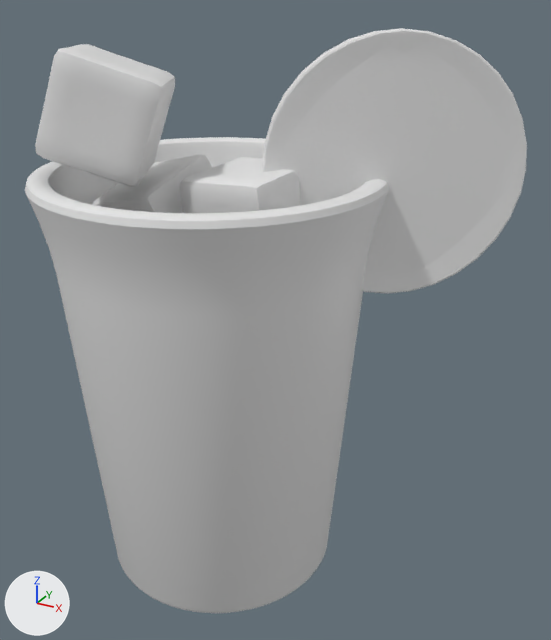
An edit to the OBJ model public/assets/drink-baked/blog0075.obj, drawn before and after from the same camera.
One viewpoint serves both versions: a 50 mm camera at (3.42, -5.13, 5.07) aimed at (0.54, 0.1, 2.46). Every picture has the same lights, and +X, +Y and +Z are marked at lower left. The older version comes first. Where no turn or scale is listed for an object, it has been applied to the vertices.

The scene before the commit, as lines of its bpy script (objects in view):
```python
me_circle_001 = bpy.data.meshes.new('Circle.001')
me_circle_001.from_pydata(...)  # 834 vertices, 832 faces; spans x 0.5..2.3, y -0.15..0.97, z 2.77..4.78
me_cube = bpy.data.meshes.new('Cube')
me_cube.from_pydata(...)  # 386 vertices, 384 faces; spans x -0.643..0.631, y -0.637..0.614, z 1.793..2.877
me_cube_001 = bpy.data.meshes.new('Cube.001')
me_cube_001.from_pydata(...)  # 386 vertices, 384 faces; spans x -0.978..0.035, y -0.516..0.523, z 2.676..3.767
me_cube_002 = bpy.data.meshes.new('Cube.002')
me_cube_002.from_pydata(...)  # 386 vertices, 384 faces; spans x -0.046..0.884, y -0.502..0.414, z 2.918..3.813
me_cube_003 = bpy.data.meshes.new('Cube.003')
me_cube_003.from_pydata(...)  # 386 vertices, 384 faces; spans x -1.173..0.003, y -1.064..0.057, z 3.677..4.656
me_cylinder = bpy.data.meshes.new('Cylinder')
me_cylinder.from_pydata(...)  # 960 vertices, 898 faces; spans x -1.44..1.44, y -1.44..1.44, z 0.0..3.71
me_plane = bpy.data.meshes.new('Plane')
me_plane.from_pydata(...)  # 252 vertices, 72 faces; spans x -1.31..1.31, y -1.3..1.3, z 3.0..3.13
ob_circle_001 = bpy.data.objects.new('Circle.001', me_circle_001)
ob_circle_001.location = (0.0, 0.0, 0.0)
ob_cube = bpy.data.objects.new('Cube', me_cube)
ob_cube.location = (0.0, 0.0, 0.0)
ob_cube_001 = bpy.data.objects.new('Cube.001', me_cube_001)
ob_cube_001.location = (0.0, 0.0, 0.0)
ob_cube_002 = bpy.data.objects.new('Cube.002', me_cube_002)
ob_cube_002.location = (0.0, 0.0, 0.0)
ob_cube_003 = bpy.data.objects.new('Cube.003', me_cube_003)
ob_cube_003.location = (0.0, 0.0, 0.0)
ob_cylinder = bpy.data.objects.new('Cylinder', me_cylinder)
ob_cylinder.location = (0.0, 0.0, 0.0)
ob_plane = bpy.data.objects.new('Plane', me_plane)
ob_plane.location = (0.0, 0.0, 0.0)
```
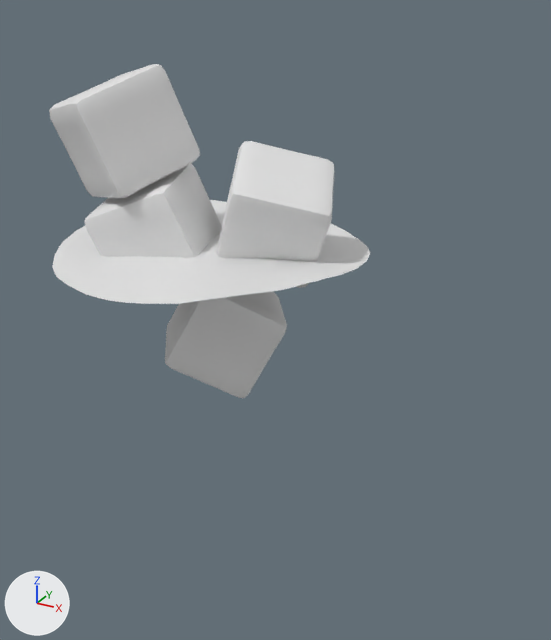
What differs and where, as boxes [x1, y1, x2, y2] in the pictures (551 x 640 px; the box of a moved part takes in the faces that stretch with it):
'Cylinder', deleted
    before: [25, 137, 389, 613]
'Circle.001', deleted
    before: [262, 28, 527, 294]
'Cube.003', reshaped (8% wider)
    before: [35, 44, 175, 186]
    after: [49, 64, 200, 198]
'Cube.002', reshaped
    before: [180, 157, 301, 213]
    after: [216, 141, 335, 288]
'Cube.001', reshaped
    before: [92, 154, 212, 213]
    after: [85, 164, 222, 258]
part 1 of me_cube, moved or reshaped (not visible before)
    after: [165, 291, 287, 398]
part 5 of me_plane, moved or reshaped (not visible before)
    after: [52, 200, 370, 304]

The change, as a diff of the scene's bpy script:
```diff
--- a/public/assets/drink-baked/blog0075.obj.py
+++ b/public/assets/drink-baked/blog0075.obj.py
@@ me_cube @@
 # used by ob_cube; location = (0.0, 0.0, 0.0)
-me_cube.from_pydata(...)  # 386 vertices, 384 faces; spans x -0.643..0.631, y -0.637..0.614, z 1.793..2.877
+me_cube.from_pydata(...)  # 386 vertices, 384 faces; spans x -0.568..0.683, y -0.554..0.633, z 1.774..2.815
+# me_cube part 1: the whole mesh is multiplied about its middle by the matrix ((-0.939, -0.309, 0.149), (0.021, 0.383, 0.923), (-0.342, 0.871, -0.353)), then moved by (0.064, 0.051, -0.041)
@@ me_cube_001 @@
 # used by ob_cube_001; location = (0.0, 0.0, 0.0)
-me_cube_001.from_pydata(...)  # 386 vertices, 384 faces; spans x -0.978..0.035, y -0.516..0.523, z 2.676..3.767
+me_cube_001.from_pydata(...)  # 386 vertices, 384 faces; spans x -1.007..0.12, y -0.673..0.377, z 2.636..3.685
+# me_cube_001 part 2: the whole mesh is multiplied about its middle by the matrix ((0.92, -0.356, -0.16), (0.38, 0.913, 0.15), (0.093, -0.199, 0.976)), then moved by (0.028, -0.151, -0.061)
@@ me_cube_002 @@
 # used by ob_cube_002; location = (0.0, 0.0, 0.0)
-me_cube_002.from_pydata(...)  # 386 vertices, 384 faces; spans x -0.046..0.884, y -0.502..0.414, z 2.918..3.813
+me_cube_002.from_pydata(...)  # 386 vertices, 384 faces; spans x -0.095..1.083, y -0.392..0.754, z 2.799..3.904
+# me_cube_002 part 3: the whole mesh is multiplied about its middle by the matrix ((0.216, -0.914, 0.343), (-0.191, -0.384, -0.903), (0.957, 0.13, -0.258)), then moved by (0.075, 0.225, -0.014)
@@ me_cube_003 @@
 # used by ob_cube_003; location = (0.0, 0.0, 0.0)
-me_cube_003.from_pydata(...)  # 386 vertices, 384 faces; spans x -1.173..0.003, y -1.064..0.057, z 3.677..4.656
+me_cube_003.from_pydata(...)  # 386 vertices, 384 faces; spans x -1.252..-0.077, y -0.806..0.334, z 3.434..4.508
+# me_cube_003 part 4: the whole mesh is multiplied about its middle by the matrix ((0.672, -0.614, -0.415), (0.43, 0.779, -0.456), (0.603, 0.128, 0.788)), then moved by (-0.08, 0.267, -0.195)
@@ me_plane @@
 # used by ob_plane; location = (0.0, 0.0, 0.0)
-me_plane.from_pydata(...)  # 252 vertices, 72 faces; spans x -1.31..1.31, y -1.3..1.3, z 3.0..3.13
+me_plane.from_pydata(...)  # 226 vertices, 167 faces; spans x -1.31..1.31, y -1.31..1.31, z 3.0..3.13
+# me_plane part 5: 3 vertices moved within x -0.5..0.1, y -1.3..1.3, z 3.03..3.07; 196 vertices removed from x -1.3..1.3, y -1.3..1.3, z 3.0..3.13; 170 vertices added at x -1.3..1.3, y -1.31..1.31, z 3.0..3.13
@@ ob_circle_001 @@
-ob_circle_001 = bpy.data.objects.new('Circle.001', me_circle_001)
-ob_circle_001.location = (0.0, 0.0, 0.0)
@@ ob_cylinder @@
-ob_cylinder = bpy.data.objects.new('Cylinder', me_cylinder)
-ob_cylinder.location = (0.0, 0.0, 0.0)
```
